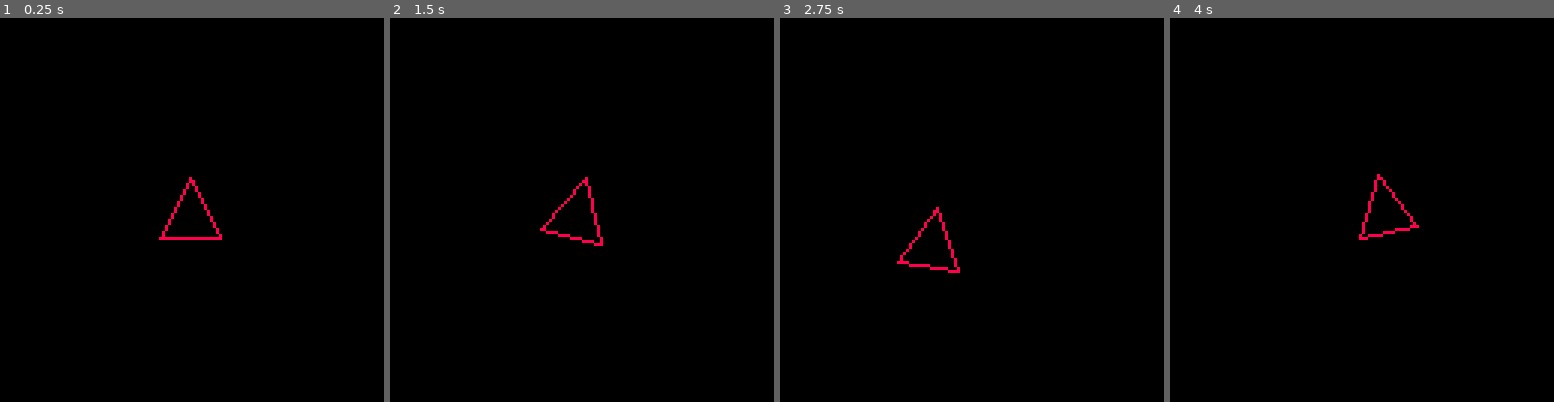
Above: before the commit, frames 1-4 (left to right).
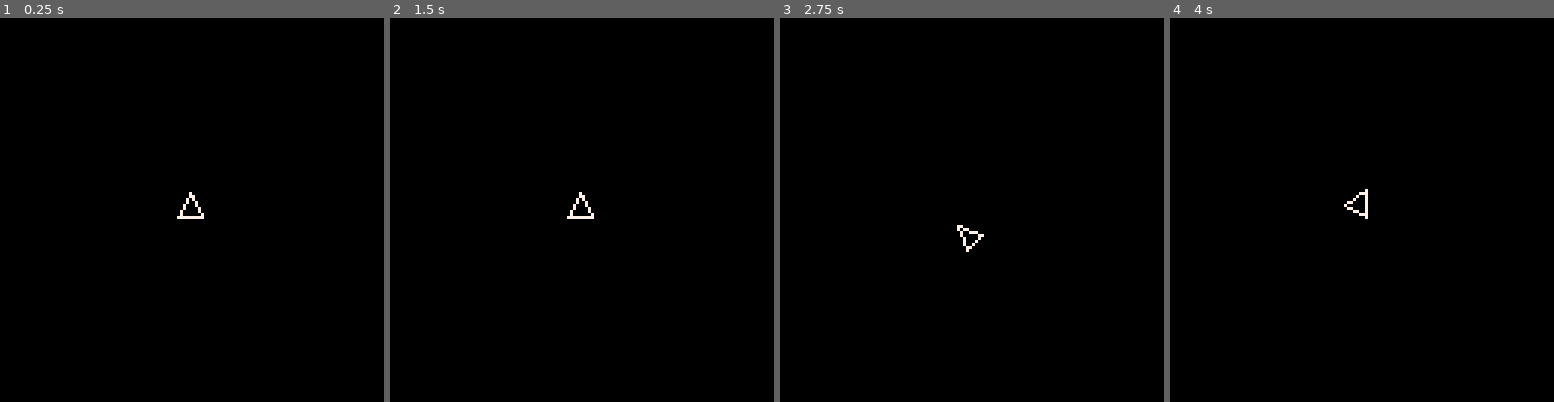
Above: after the commit, the same moments.

Repository: pepaslabs/picoroids
Game: PICO-8 cartridge picoroids.p8
The game is run twice, just before and just after one commit, with the same random seed, the same clock (stepped at 60 frames per second) and the same inputs.
Inputs:
- Up to frame 1 (0.25 s): no input
- Up to frame 2 (1.5 s): tap O (Z key) at 0.33, 0.7, 1.43 s; tap X (X key) at 1.07 s
- Up to frame 3 (2.75 s): hold Left 1.97-2.37 s; tap X (X key) at 2.07, 2.4, 2.73 s; tap O (Z key) at 2.22 s; hold Down from 2.42 s (still down)
- Up to frame 4 (4 s): release Down at 2.82 s; hold Right 2.87-3.53 s; tap X (X key) at 3.07, 3.4, 3.73 s; tap O (Z key) at 3.1, 3.98 s; hold Up from 3.58 s (still down)

The runs differ from the first frame. In frame 1, 0.5% of the frame differs, in the area x 41-58%, y 41-58%; in frame 2, 0.5%; in frame 3, 0.5%; in frame 4, 0.5%.

Commit message:
adding firing flip-flop

Diff:
--- a/picoroids.p8
+++ b/picoroids.p8
@@ -8,6 +8,18 @@
 down=3
 but1=4
 but2=5
+
+ship_shp = {
+ {0,0},
+ {0,-5},
+ {4,3},
+ {-4,3}
+}
+
+ship_pos={63,63}
+ship_rot=0
+ship_vel={0,0}
+fire_ff=false -- the fire button flip-flop
 
 -- a "shape" is a list of
 -- points. the first point is
@@ -169,43 +181,50 @@
   local ay = pts[a][2]
   local bx = pts[b][1]
   local by = pts[b][2]
-  line(ax,ay,bx,by,8)
- end
-end
-
-ship_shp = {
- {0,0},
- {0,-10},
- {10,10},
- {-10,10}
-}
+  line(ax,ay,bx,by,7)
+ end
+end
+
 
 function _init()
 end
 
-x=63
-y=63
-rot=0
+function process_dpad()
+ local x = ship_pos[1]
+ local y = ship_pos[2]
+ if btn(left) then
+  ship_rot += 0.01
+ end
+ if btn(right) then
+  ship_rot -= 0.01
+ end
+ if btn(up) then
+  y -= 1
+ end
+ if btn(down) then
+  y += 1
+ end
+ ship_pos = {x,y}
+end
+
+function shoot()
+-- TODO
+end
+
+function process_btns()
+ if btn(but1) then
+  if not fire_ff then
+   fire_ff=true
+   shoot()
+  end
+ else
+  fire_ff=false
+ end
+end
 
 function _update()
- if btn(left)
- then x -= 1
- end
- if btn(right)
- then x += 1
- end
- if btn(up)
- then y -= 1
- end
- if btn(down)
- then y += 1
- end
- if btn(but1)
- then rot -= 0.01
- end
- if btn(but2)
- then rot += 0.01
- end
+ process_dpad()
+ process_btns()
 end
 
 function _draw()
@@ -218,8 +237,8 @@
 
 draw_shp(
  rot_shp(
-  trans_shp(ship_shp,{x,y}),
-  rot))
+  trans_shp(ship_shp,ship_pos),
+  ship_rot))
 
 -- print("x,y,rot: "..x..","..y..","..rot)
 -- p = rot_pnt({x,y},rot)
